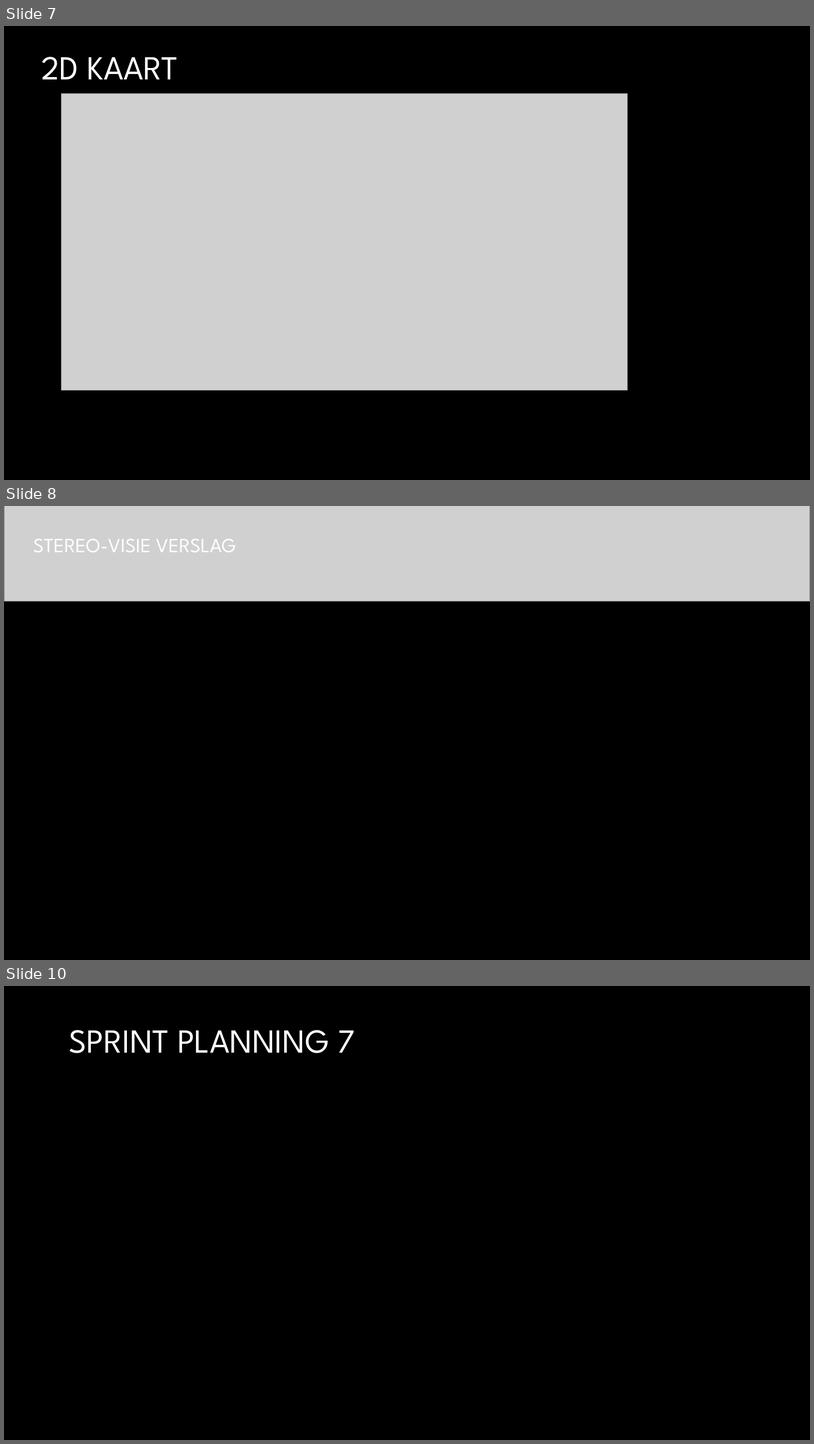
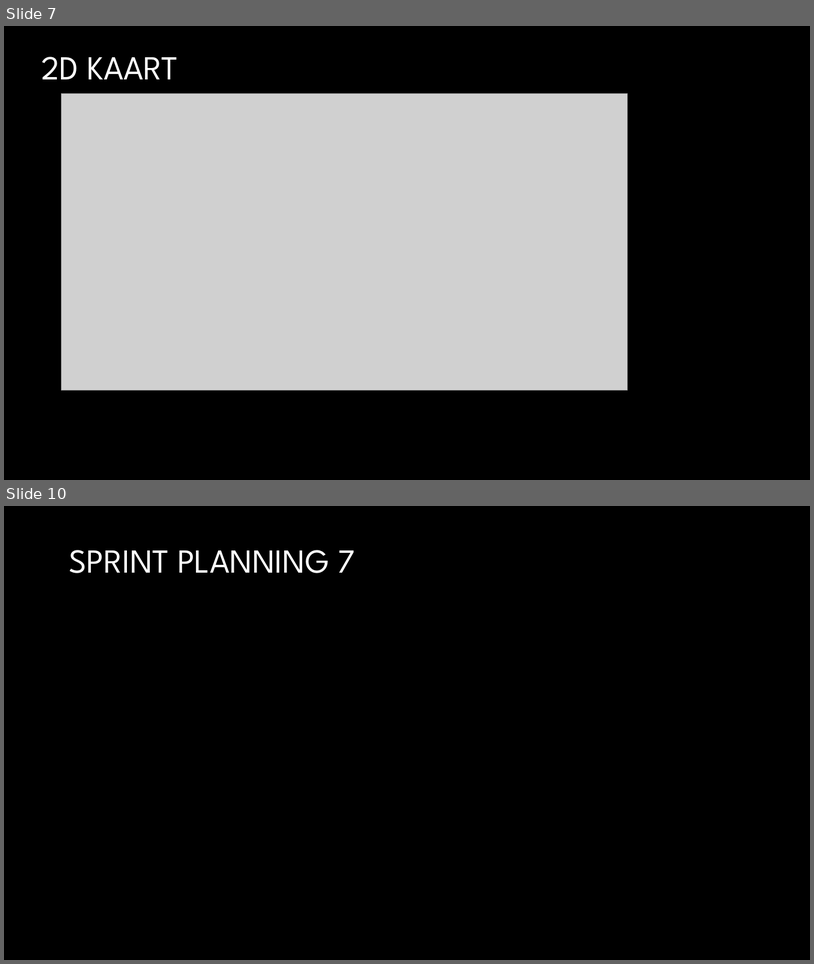
Before and after one commit to TomHeij/Project5-6, a slide deck: Opleverset_Project_5-6/Manage_&_Control/PO meeting 6_.pptx. Shown one above the other, each under a label of ours: slides 7, 8 and 10 before the commit, slides 7 and 10 after it; the slides between them are not shown. The pictures are 814x1444 and 814x964 pixels, drawn with LibreOffice and Linux fonts; fonts in the diff are those of the drawing; grey boxes stand for pictures; background and template pictures are left out. Boxes give left, top, right and bottom in pixels: in the first picture for what was removed or moved away, otherwise in the second. Text is boxed around its words. In the diff, an @@ line names an element or a change of style, - is before the commit and + after.

```diff
--- a/Opleverset_Project_5-6/Manage_&_Control/PO meeting 6_.pptx
+++ b/Opleverset_Project_5-6/Manage_&_Control/PO meeting 6_.pptx
@@ slide 8 removed at <box>4,506,810,960</box>, background #000000 @@
@@ picture removed at <box>4,506,810,601</box> @@
@@ title removed at <box>33,539,236,552</box> @@
-STEREO-VISIE VERSLAG
```
Also in this commit, not shown: 3 slides changed, 1 slide added.
